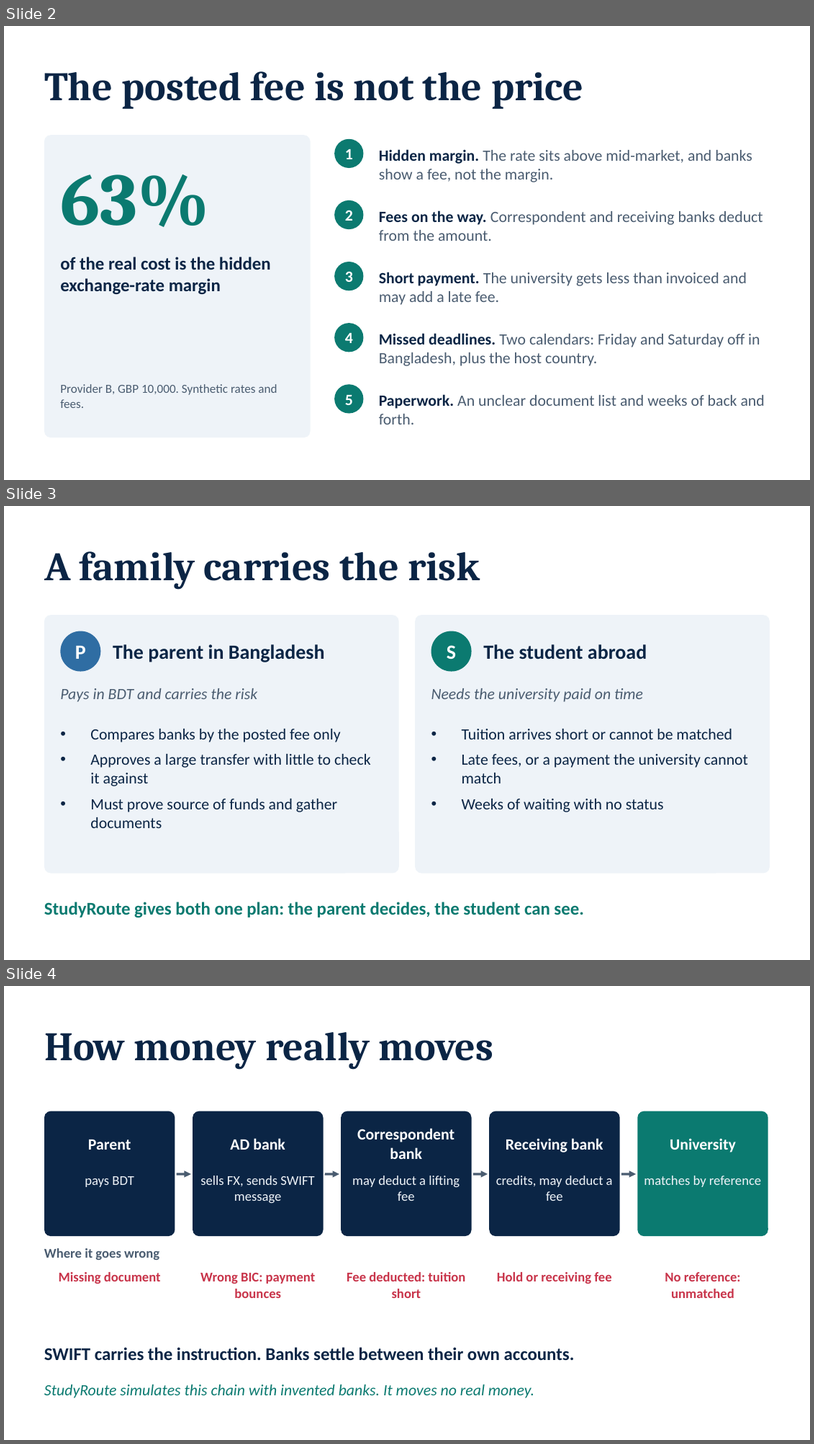
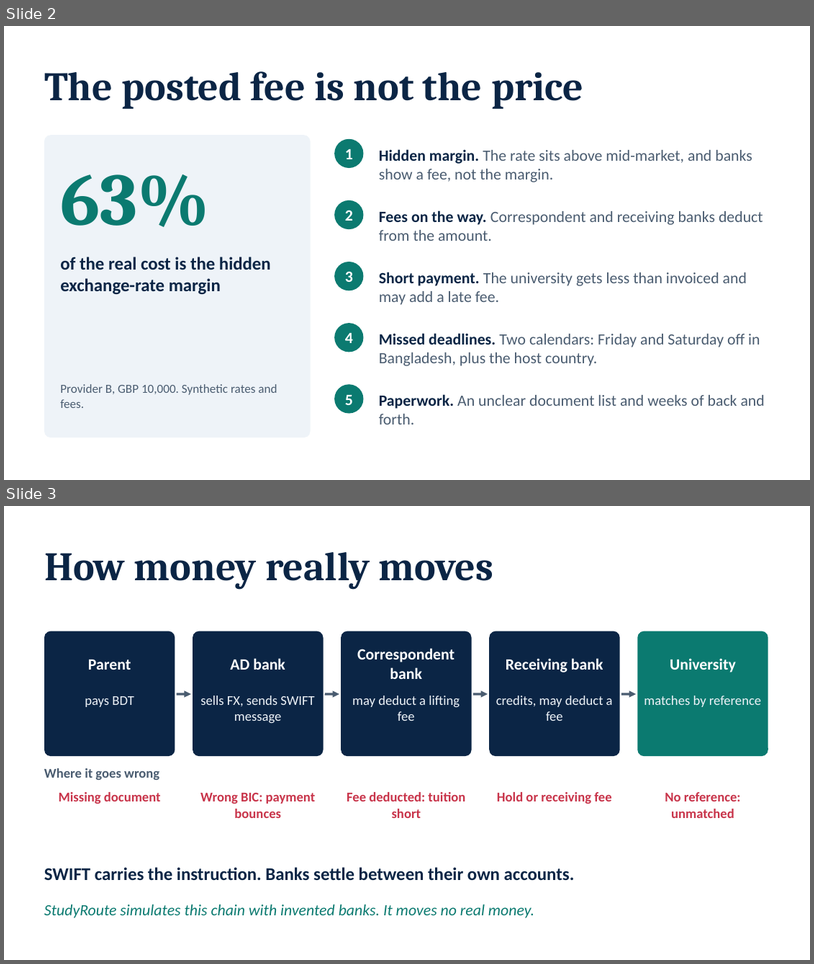
Before and after one commit to NoobCrow/StudyRoute, a slide deck: submission/StudyRoute_Deck.pptx. Shown one above the other, each under a label of ours: slides 2, 3 and 4 before the commit, slides 2 and 3 after it. The pictures are 814x1444 and 814x964 pixels, drawn with LibreOffice and Linux fonts; fonts in the diff are those of the drawing. Boxes give left, top, right and bottom in pixels: in the first picture for what was removed or moved away, otherwise in the second. Text is boxed around its words. In the diff, an @@ line names an element or a change of style, - is before the commit and + after.

```diff
--- a/submission/StudyRoute_Deck.pptx
+++ b/submission/StudyRoute_Deck.pptx
@@ slide 3 removed at [4,506,810,960], background #FFFFFF @@
@@ title removed at [44,551,481,590] @@
-A family carries the risk
@@ rounded rectangle removed at [44,615,399,873] @@
@@ ellipse removed at [60,631,100,672] @@
@@ rounded rectangle removed at [415,615,770,873] @@
@@ ellipse removed at [432,631,472,672] @@
@@ text removed at [75,646,86,659] @@
-P
@@ text removed at [113,644,325,662] @@
-The parent in Bangladesh
@@ text removed at [447,645,456,659] @@
-S
@@ text removed at [484,644,647,659] @@
-The student abroad
@@ text removed at [60,688,257,702] @@
-Pays in BDT and carries the risk
@@ text removed at [432,688,643,702] @@
-Needs the university paid on time
@@ text removed at [90,728,371,828] @@
-• Compares banks by the posted fee only
-• Approves a large transfer with little to check it against
-• Must prove source of funds and gather documents
@@ text removed at [462,728,748,812] @@
-• Tuition arrives short or cannot be matched
-• Late fees, or a payment the university cannot match
-• Weeks of waiting with no status
@@ text removed at [44,901,584,918] @@
-StudyRoute gives both one plan: the parent decides, the student can see.
@@ what was slide 4 is now slide 3 @@
```
Also in this commit, not shown: 2 slides changed, 2 slides added, 1 other slide removed, 7 other files.
